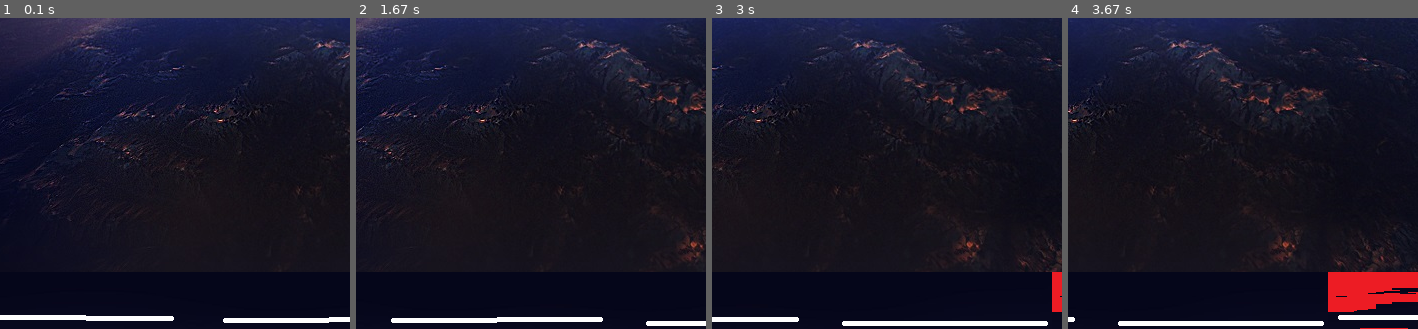
Above: before the commit, frames 1-4 (left to right).
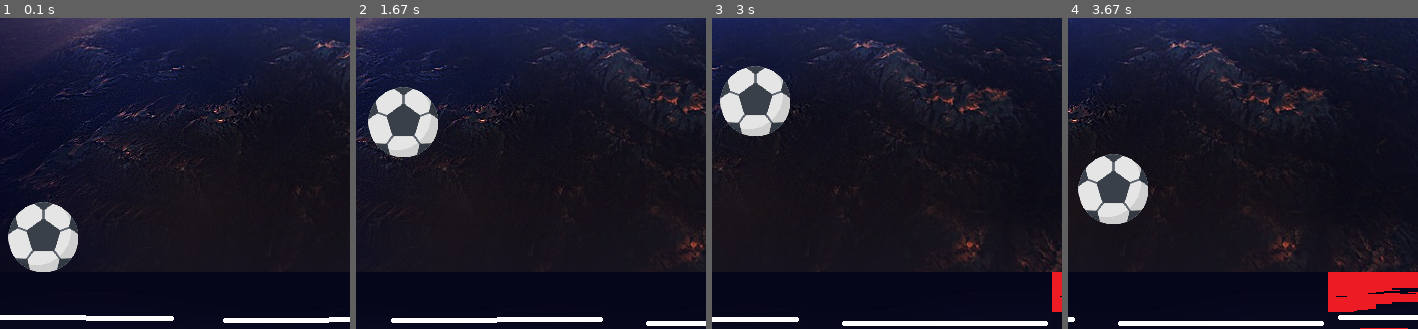
Above: after the commit, the same moments.

Repository: JulianH99/pygame2017
Game: pygame game, started from Mundo/pruebas.py
Same seed, same stepped clock (60 frames per second), same inputs: the game is played once before the commit and once after it.
Inputs:
- Up to frame 1 (0.1 s): no input
- Up to frame 2 (1.67 s): hold Right 0.33-0.8 s; hold Up 0.83-1.13 s; hold Right 1.17-1.63 s
- Up to frame 3 (3 s): hold Left 1.67-2.2 s; hold Left 2.23-2.63 s; hold Up from 2.67 s (still down)
- Up to frame 4 (3.67 s): release Up at 3.03 s; hold Right from 3.07 s (still down)
The pictures show only the part of the screen within x 0-50%, y 43-93%; the shares and areas given below are measured in that part.

The runs differ from the first frame. In frame 1, 3.6% of the frame differs, in the area x 2-23%, y 59-82%; in frame 2, 3.5%; in frame 3, 3.5%; in frame 4, 3.6%.

Commit message:
primer prueba bolita en escenario

Diff:
--- /dev/null
+++ b/Mundo/Bolita/ClaseBolita.py
@@ -0,0 +1,107 @@
+import pygame
+import sys as s
+import time
+from random import randint
+from pygame.locals import *
+
+
+class Bolita():
+    def __init__(self, vidaInicial, posX, posY):
+        self.vida = vidaInicial
+        self.puntaje = 0
+        self.imagen = pygame.transform.scale(pygame.image.load('Imagenes/bolita1.png'), (70, 70))
+        self.rectangulo = self.imagen.get_rect()
+        self.imagenrect = self.imagen.get_rect()
+        self.aceleGrave = 0.3
+        self.rectangulo.centerx = posX
+        self.rectangulo.centery = posY
+        self.gravedad = True
+        self.direccionMovimiento = True
+        self.ancho = 800
+        self.alto = posY
+        self.piso =0
+
+        self.velocidadVertical = [0, 0]
+        self.saltoDoble = False
+
+
+    def salto(self,ventana,velocidad):
+
+
+
+        for event in pygame.event.get():
+            if event.type == pygame.KEYDOWN:
+                if self.saltoDoble:
+                    if event.key == K_UP:
+                        self.velocidadVertical[0] = 0
+                        self.velocidadVertical[1] = -10
+                    elif event.key == K_LEFT:
+                        self.rectangulo.centerx -= velocidad
+                    elif event.key == K_RIGHT:
+                        self.rectangulo.centerx += velocidad
+
+
+                else:
+                    if self.rectangulo.centery==self.alto-self.rectangulo.width:
+
+                        if event.key == K_UP:
+                            self.velocidadVertical[0] = 0
+                            self.velocidadVertical[1] = -10
+                        elif event.key == K_LEFT:
+                            self.rectangulo.centerx -= velocidad
+                        elif event.key == K_RIGHT:
+                            self.rectangulo.centerx += velocidad
+
+                    else:
+                        if event.key == K_LEFT:
+                            self.rectangulo.centerx -= velocidad
+                        elif event.key == K_RIGHT:
+                            self.rectangulo.centerx += velocidad
+            elif event.type == pygame.QUIT:
+                pygame.quit()
+                s.exit()
+
+
+
+
+
+        self.velocidadVertical[0] = self.aceleGrave + self.velocidadVertical[1]
+        self.rectangulo.centery += self.velocidadVertical[0]
+        self.velocidadVertical[1] = self.velocidadVertical[0]
+
+        if self.rectangulo.centery < self.piso:
+            self.rectangulo.centery = self.piso
+            velocidadVertical = [0, 0]
+        if self.rectangulo.centery > (self.alto - self.imagenrect.bottom):
+            self.rectangulo.centery = self.alto - self.imagenrect.bottom
+
+        ventana.blit(self.imagen, (self.rectangulo.centerx, self.rectangulo.centery))
+
+    def acumularPuntos(self, puntos):
+        self.puntaje += puntos
+
+    def obtenerPuntos(self):
+
+        return self.puntaje
+
+    def obtenerVida(self):
+
+        return self.vida
+
+    def modificarVida(self, cambioVida):
+        self.vida += cambioVida
+
+    def desplazamientoBolita(self, velocidad):
+        pass
+
+    def activarSaltoDoble(self, estado):
+        self.saltoDoble=estado
+
+
+
+
+    def obtenerRectangulo(self):
+        return self.rectangulo
+
+    def restriccionMovimiento(self):
+        pass
--- /dev/null
+++ b/Mundo/Bolita/PruebasBolita.py
@@ -0,0 +1,25 @@
+from pygame import *
+from ClaseBolita import *
+import sys as s
+
+def main():
+    pygame.init()
+
+
+    mibolita = Bolita(100, 0, 472)
+    ventana = display.set_mode([mibolita.ancho,mibolita.alto])
+    pygame.display.set_caption("Programa Bolita")
+    blanco = (255, 255, 255)
+    reloj = pygame.time.Clock()
+    while True:
+        reloj.tick(60)
+        ventana.fill(blanco)
+
+
+        mibolita.salto(ventana,5)
+        mibolita.saltoDoble= True
+
+        pygame.display.update()
+
+
+main()
--- a/Mundo/Escenario.py
+++ b/Mundo/Escenario.py
@@ -6,6 +6,7 @@
 from random import randint
 from Obstaculo import *
 from Laser import *
+
 
 
 
@@ -17,6 +18,8 @@
     ORIENT_G_NOR = 2
     ORIENT_G_INVER = 3
 
+    def generarPowerups(self):
+        generarPower = PowerupGenerator
 
     # constructor
     def __init__(self, velocidad,velocidadFondo, rutaFondo, orientacion, ventana, ancho, alto):
@@ -192,9 +195,17 @@
 
     # comprobacion de la colision de la bolita con algun obstaculo
     def colisionBolita(self, rect):
-
-        i=rect.collidelis(self.obstaculos)
-        return self.obstaculos[i].getValorDanio
+        if rect.collidelist(self.obstaculos)!=-1:
+            i=rect.collidelist(self.obstaculos)
+            if type(self.obstaculos[i]) is Laser:
+                if self.obstaculos[i].activo:
+                    return self.obstaculos[i].getValorDanio
+                else:
+                    return 0
+
+            else:
+                return self.obstaculos[i].getValorDanio
+        return 0
 
     # dibujar fondo infinito
     def dibujarFondo(self, ventana):
--- a/Mundo/pruebas.py
+++ b/Mundo/pruebas.py
@@ -1,16 +1,23 @@
 import sys as s
-from pygame import *
+
 from Obstaculo import *
 from Escenario import *
 from pygame.locals import *
+from Bolita.ClaseBolita import *
+from pygame import *
+
+
 
 def main():
     ancho = 700
     alto = 622
     imagenFondo = image.load("Imagenes/fondo.jpg")
     init()
+
     ventana = display.set_mode([ancho, alto])
     escenario = Escenario(2,1, "Imagenes/fondo.jpg", Escenario.ORIENT_DER_IZQ, ventana, ancho, alto)
+
+    bolita = Bolita(escenario.velocidad,10, alto-escenario.rectPlataforma[0].height)
 
     reloj = time.Clock()
     while True:
@@ -26,7 +33,9 @@
         ventana.blit(imagenFondo, (0, 0))
         escenario.moverFondo()
         escenario.dibujarFondo(ventana)
-
+        bolita.salto(ventana, escenario.velocidad)
+        bolita.saltoDoble = True
+        print(escenario.colisionBolita(bolita.rectangulo))
 
         for evento in event.get():
             if evento.type == QUIT:
Binary file added: Mundo/Bolita/Imagenes/bolita1.png
Empty file added: Mundo/Bolita/__init__.py
Binary file added: Mundo/Imagenes/bolita1.png
